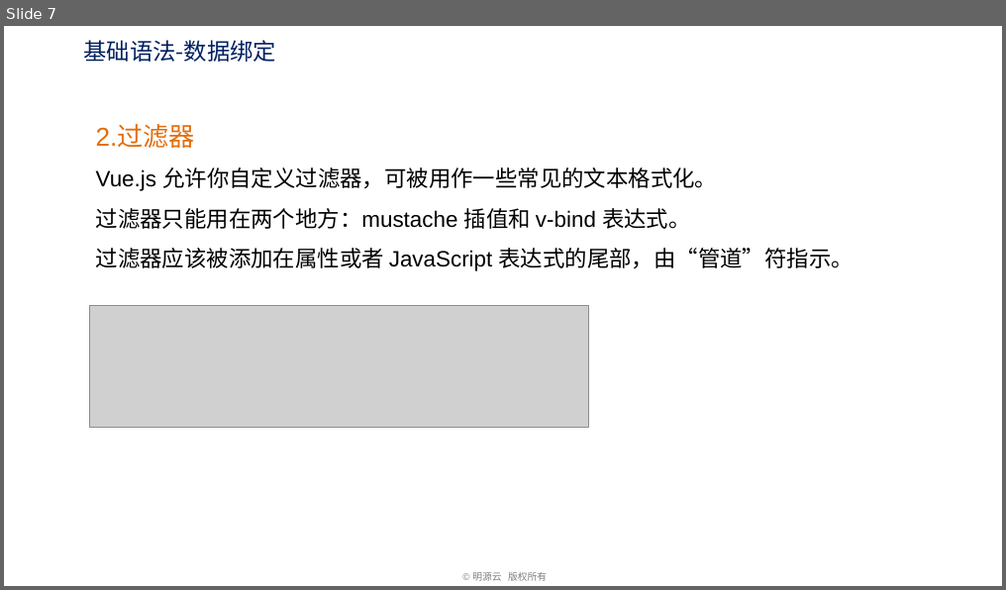
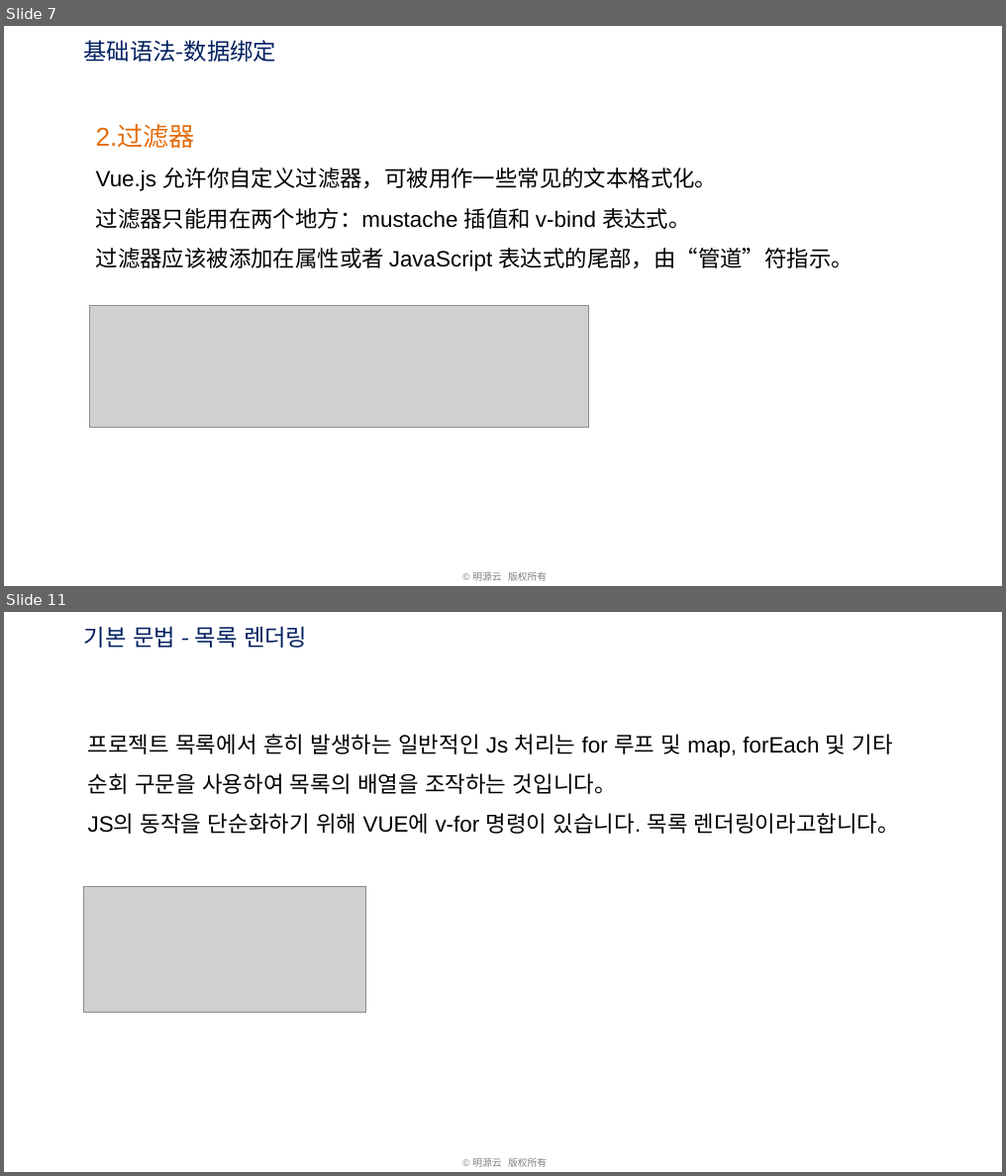
Before and after one commit to freelife1191/front_sample, a slide deck: learn/vue-how-to-learn/lesson/1.vue 기초/VUE 기본 사항.pptx. Shown one above the other, each under a label of ours: slide 7 before the commit, slides 7 and 11 after it; the slides between them are not shown. The pictures are 1006x590 and 1006x1176 pixels, drawn with LibreOffice and Linux fonts; fonts in the diff are those of the drawing; grey boxes stand for pictures; background and template pictures are left out. Boxes give left, top, right and bottom in pixels: in the first picture for what was removed or moved away, otherwise in the second. Text is boxed around its words. In the diff, an @@ line names an element or a change of style, - is before the commit and + after.

```diff
--- a/learn/vue-how-to-learn/lesson/1.vue 기초/VUE 기본 사항.pptx
+++ b/learn/vue-how-to-learn/lesson/1.vue 기초/VUE 기본 사항.pptx
@@ slide 11 added at bbox=[4, 612, 1002, 1172], background #FFFFFF; not listed: 1 template element that a slide beside it also shows @@
@@ text added at bbox=[84, 626, 307, 648], 25 pt, text #002060 @@
+기본 문법 - 목록 렌더링
@@ text added at bbox=[88, 734, 900, 834], 24 pt, text #000000 @@
+프로젝트 목록에서 흔히 발생하는 일반적인 Js 처리는 for 루프 및 map, forEach 및 기타 순회 구문을 사용하여 목록의 배열을 조작하는 것입니다。
+JS의 동작을 단순화하기 위해 VUE에 v-for 명령이 있습니다. 목록 렌더링이라고합니다。
@@ picture added at bbox=[84, 887, 366, 1013] @@
```
Also in this commit, not shown: 1 slide changed, 9 other slides added, 10 slides removed, 2 other files.
